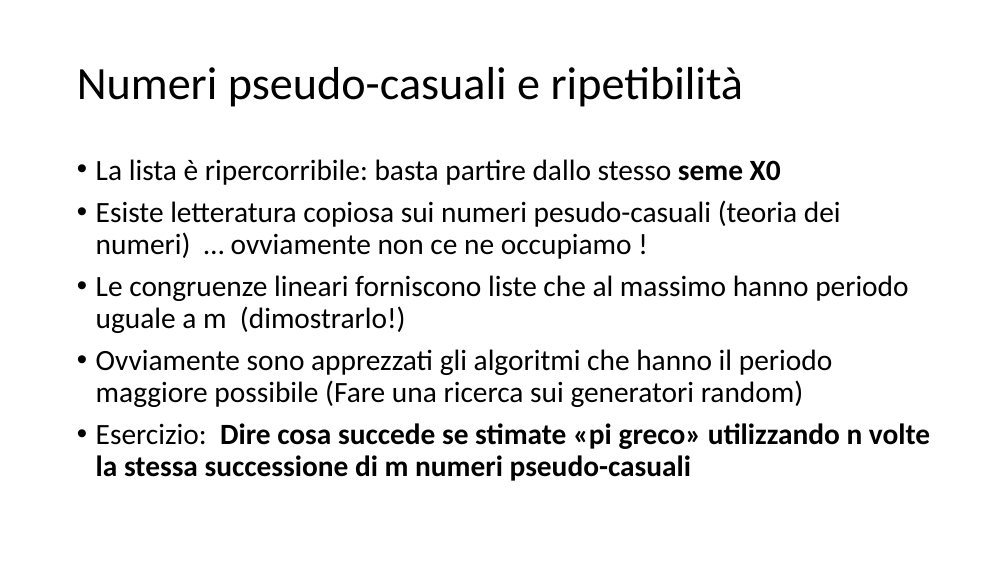
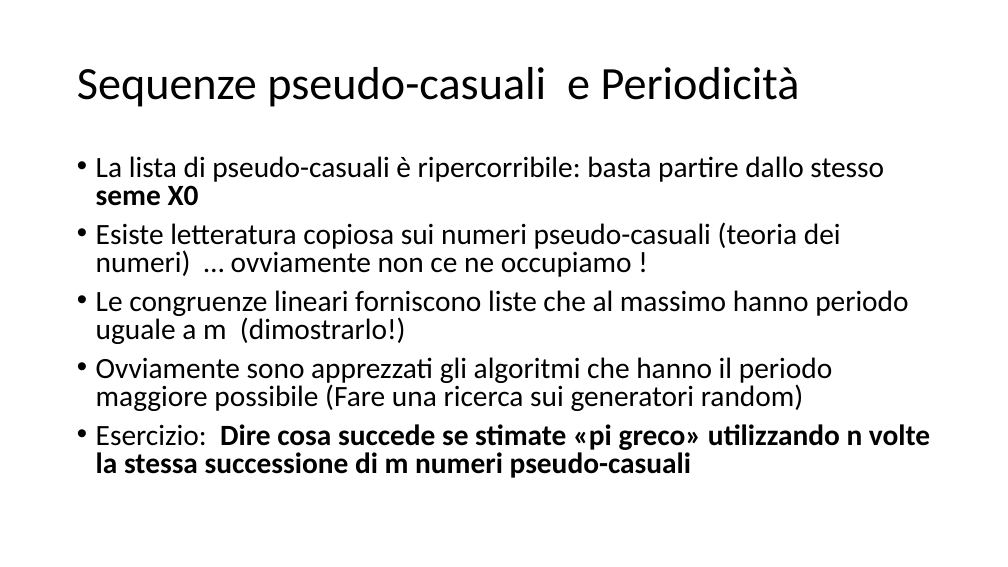
Before and after one commit to marcomonte94/Montecarlo, a slide deck: slide 17 of Slide Corso Metodi Montecarlo.pptx. Drawn at 1008x567 pixels with LibreOffice and Linux fonts; fonts in the diff are those of the drawing. Boxes give left, top, right and bottom in pixels: in the first picture for what was removed or moved away, otherwise in the second. Text is boxed around its words. In the diff, an @@ line names an element or a change of style, - is before the commit and + after.

```diff
--- a/Slide Corso Metodi Montecarlo.pptx
+++ b/Slide Corso Metodi Montecarlo.pptx
@@ title at bbox=[77, 67, 800, 107]: text changed @@
-Numeri pseudo-casuali e ripetibilità
+Sequenze pseudo-casuali e Periodicità
@@ text at bbox=[96, 156, 884, 277]: text changed @@
-• La lista è ripercorribile: basta partire dallo stesso seme X0
-• Esiste letteratura copiosa sui numeri pesudo-casuali (teoria dei numeri) … ovviamente non ce ne occupiamo !
+• La lista di pseudo-casuali è ripercorribile: basta partire dallo stesso seme X0
+• Esiste letteratura copiosa sui numeri pseudo-casuali (teoria dei numeri) … ovviamente non ce ne occupiamo !
@@ text at bbox=[96, 290, 930, 478]: line spacing 0.9 to 0.8 @@
```
Also in this commit, not shown: 18 other slides changed, 16 slides added, 2 slides removed, 3 other files.
